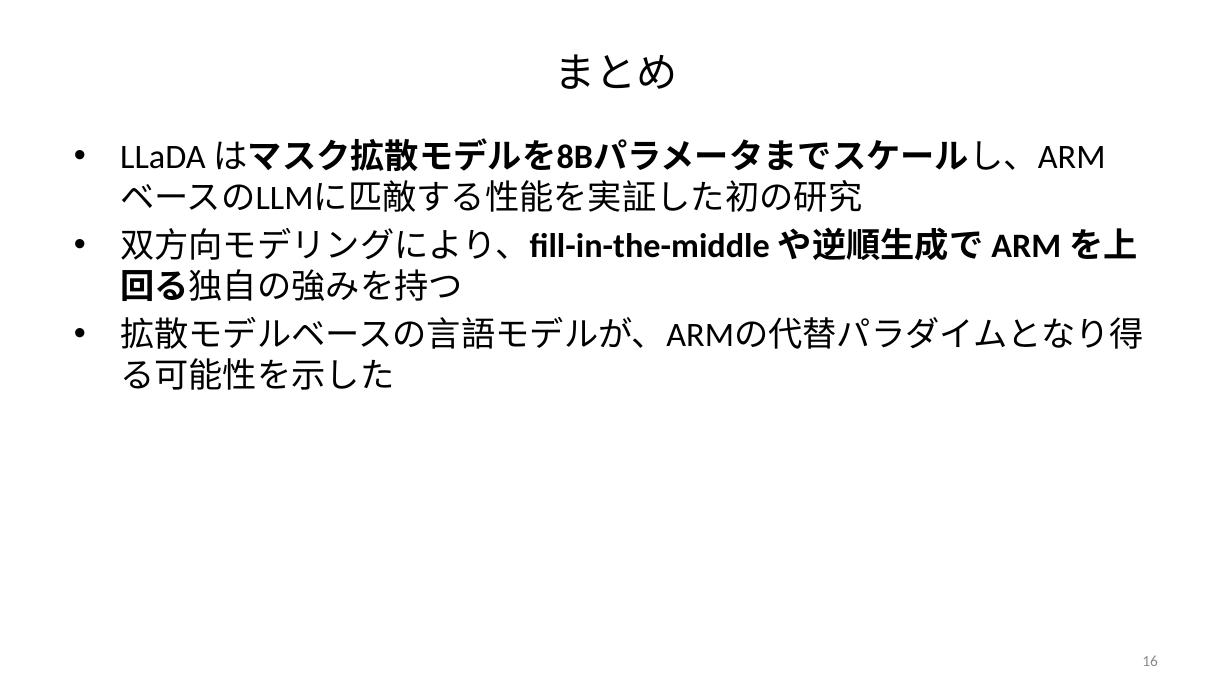
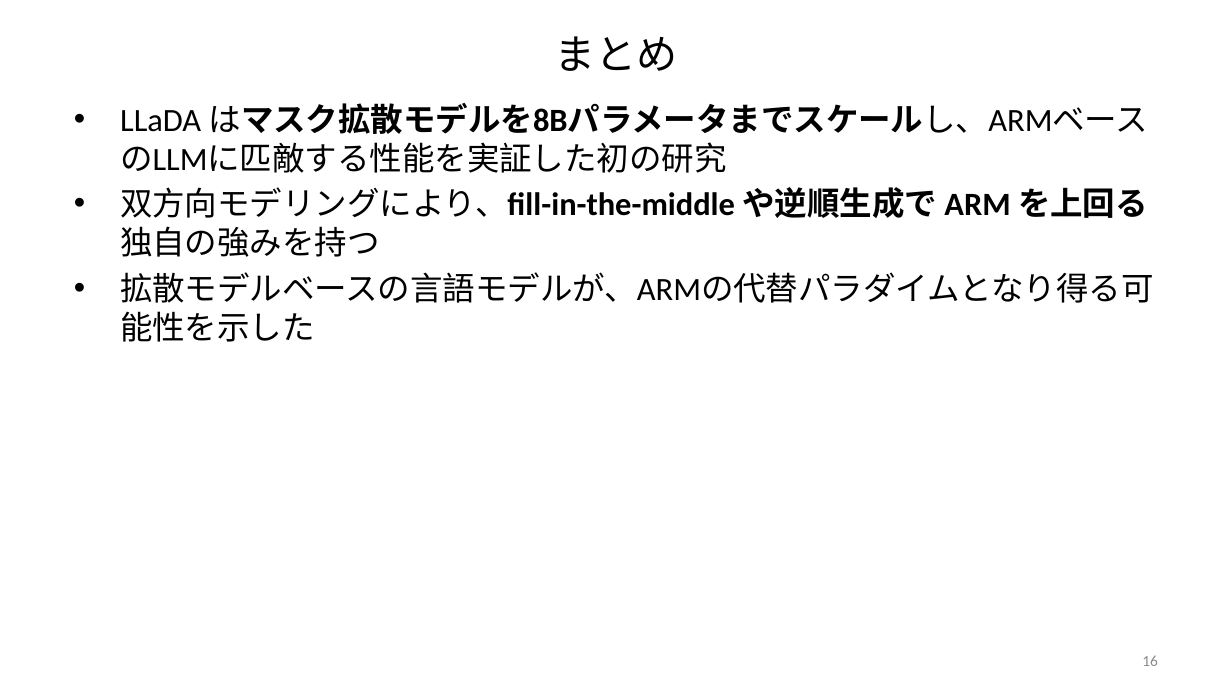
Before and after one commit to frinfo702/research-v1, a slide deck: slide 16 of presentation/decks/LLaDA/LLaDA_ja.pptx. Drawn at 1232x693 pixels with LibreOffice and Linux fonts; fonts in the diff are those of the drawing. Boxes give left, top, right and bottom in pixels: in the first picture for what was removed or moved away, otherwise in the second. Text is boxed around its words. In the diff, an @@ line names an element or a change of style, - is before the commit and + after.

```diff
--- a/presentation/decks/LLaDA/LLaDA_ja.pptx
+++ b/presentation/decks/LLaDA/LLaDA_ja.pptx
@@ title "まとめ": place and size @@
-title "まとめ" at [554,54,677,89]
+title "まとめ" at [554,36,677,71]
@@ text "LLaDA はマスク拡散モデルを8Bパラメータまでスケールし、ARMベースのLLMに匹敵する性能を実証した初の研究": place and size @@
-text "LLaDA はマスク拡散モデルを8Bパラメータまでスケールし、ARMベースのLLMに匹敵する性能を実証した初の研究" at [120,138,1144,349]
+text "LLaDA はマスク拡散モデルを8Bパラメータまでスケールし、ARMベースのLLMに匹敵する性能を実証した初の研究" at [120,103,1154,303]
@@ text "LLaDA はマスク拡散モデルを8Bパラメータまでスケールし、ARMベースのLLMに匹敵する性能を実証した初の研究" at [120,103,1154,303]: size 20 to 19 pt @@
```
Also in this commit, not shown: 14 other slides changed, 6 other files.
